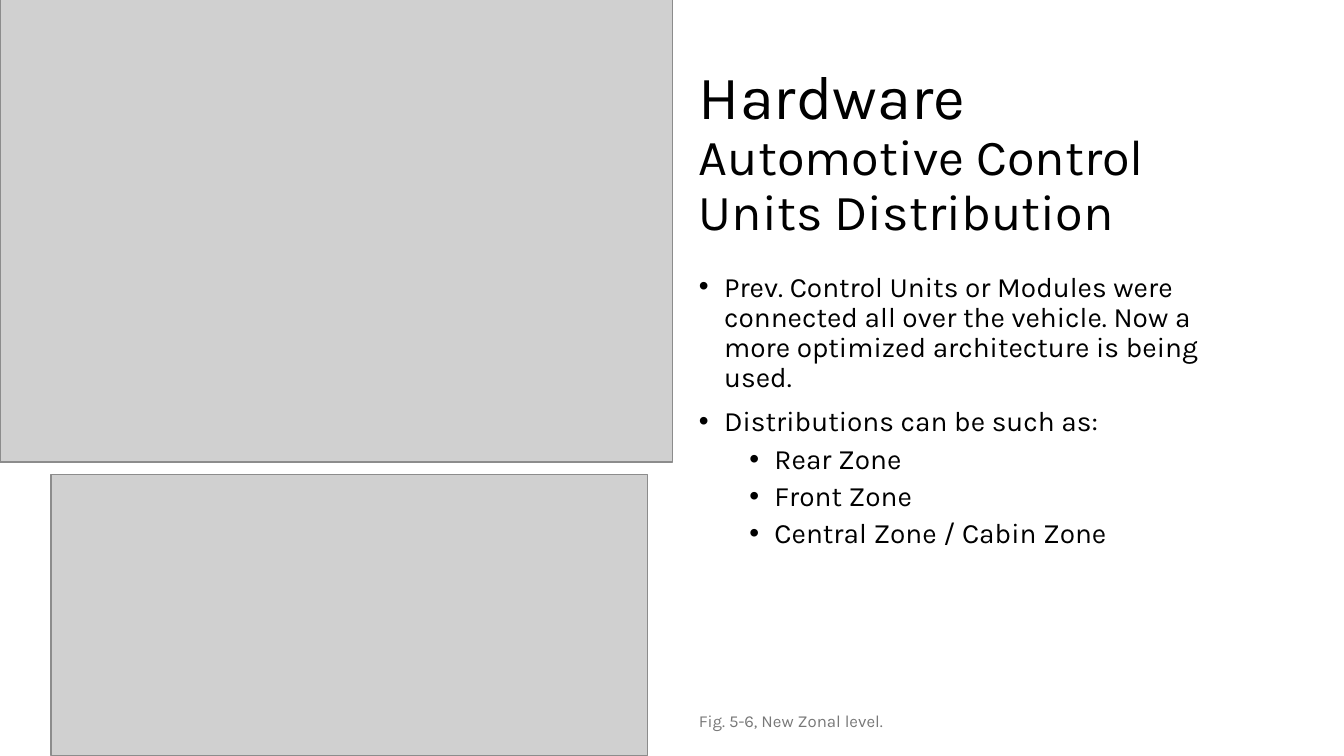
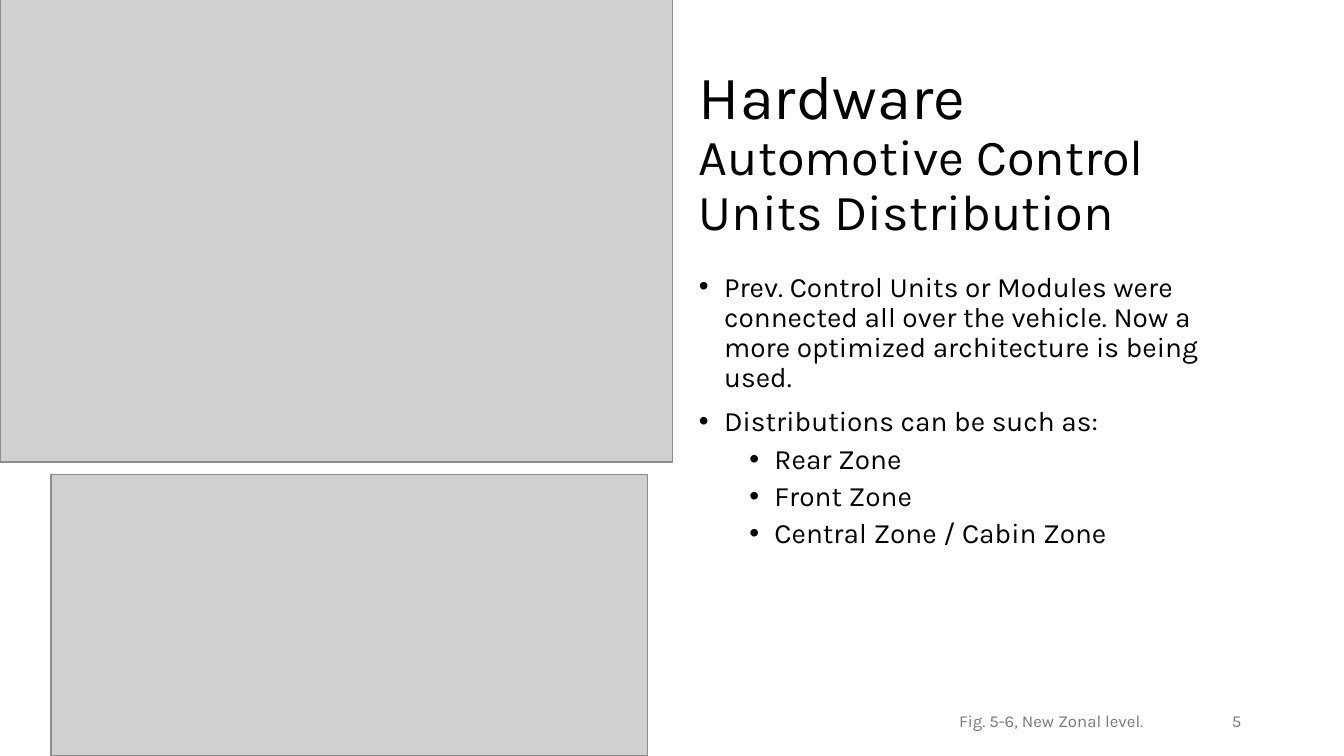
Before and after one commit to LF-RoGu/Model-Base-Systems, a slide deck: slide 5 of Presentation/C-ITS.pptx. Drawn at 1344x756 pixels with LibreOffice and Linux fonts; fonts in the diff are those of the drawing; grey boxes stand for pictures. Boxes give left, top, right and bottom in pixels: in the first picture for what was removed or moved away, otherwise in the second. Text is boxed around its words. In the diff, an @@ line names an element or a change of style, - is before the commit and + after.

```diff
--- a/Presentation/C-ITS.pptx
+++ b/Presentation/C-ITS.pptx
@@ text "Fig. 5-6, New Zonal level.": place and size @@
-text "Fig. 5-6, New Zonal level." at <box>699,715,883,731</box>
+text "Fig. 5-6, New Zonal level." at <box>959,715,1143,731</box>
@@ page number added at <box>989,716,1017,729</box>, 12 pt, text #797979 @@
+5
```
Also in this commit, not shown: 21 other slides changed, 3 slides added, 1 other file.
